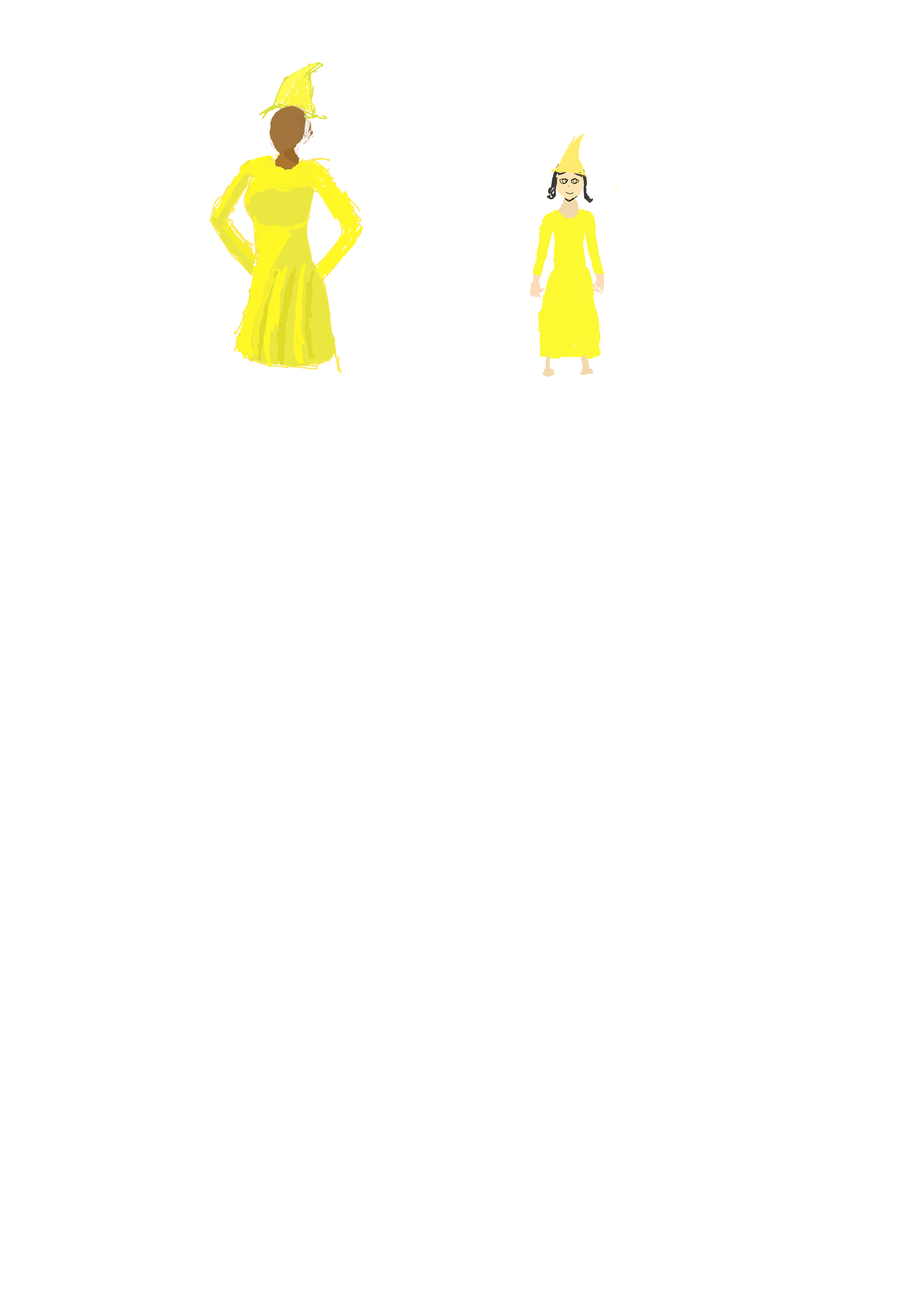
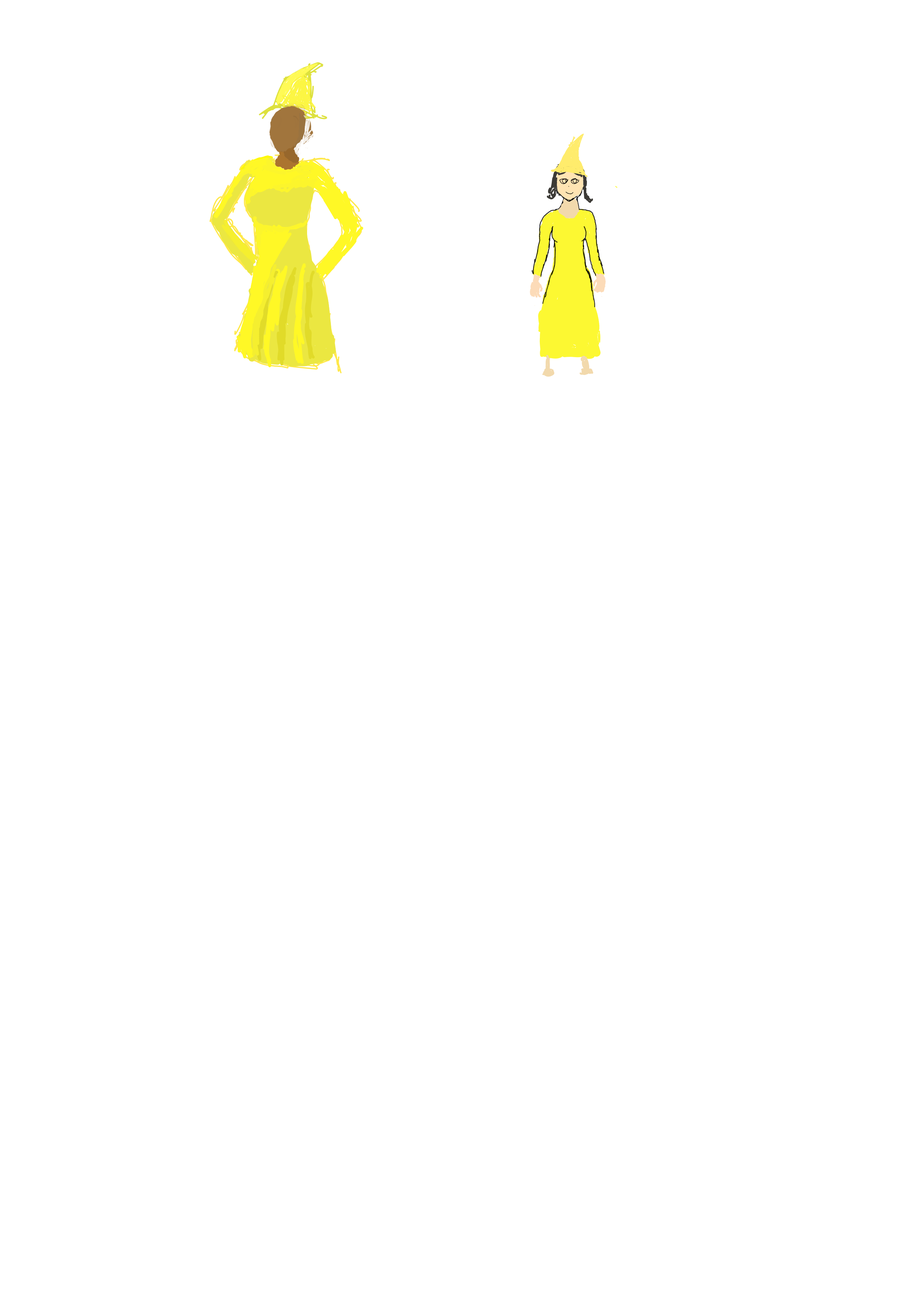
Layer changes from the first 922 × 1305 image to the second:
painted on "Paint Layer 18" over [531, 179, 606, 308]
painted on "Paint Layer 15" over [545, 179, 594, 215]
painted on "Paint Layer 16" over [531, 179, 606, 308]
painted on "Paint Layer 14" over [531, 179, 606, 308]
added layer "Paint Layer 19" above "Paint Layer 13" over [531, 179, 606, 308]
painted on "Paint Layer 13" over [531, 179, 606, 308]
painted on "Layer 1" over [531, 179, 606, 308]
